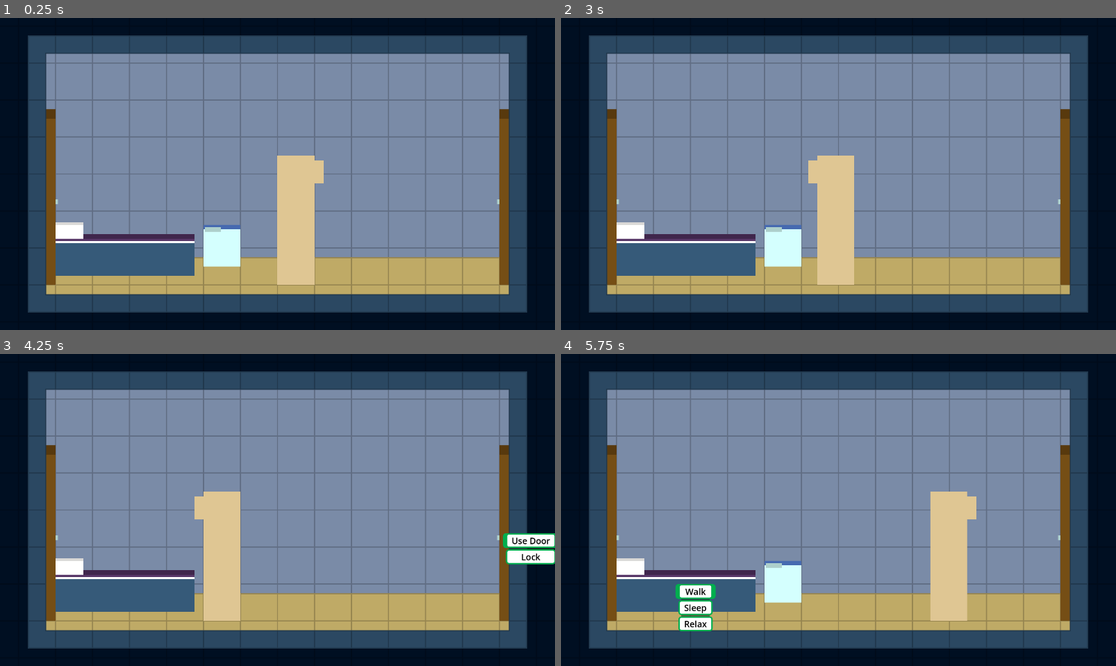
Above: before the commit, frames 1-4 (two rows, left to right).
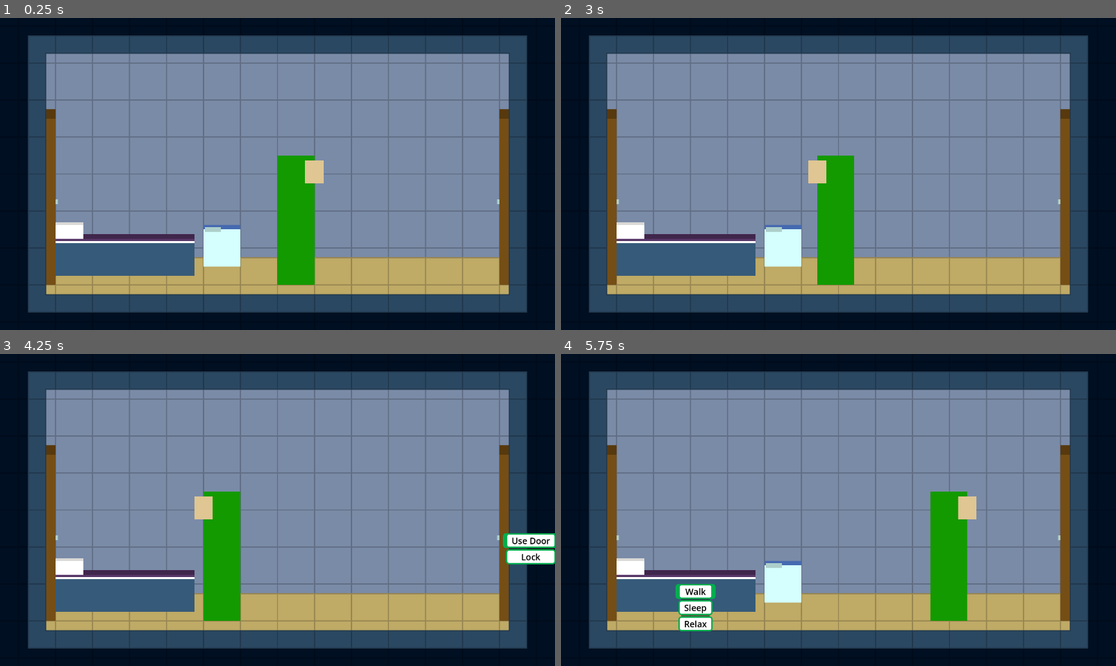
Above: after the commit, the same moments.

Repository: LatonFeed/LifeSim
Game: Godot game, scene res://main.tscn
Same seed, same stepped clock (60 frames per second), same inputs: the game is played once before the commit and once after it.
Inputs (mouse positions are in pixels of both pictures, inside the frame that each line leads up to):
- Up to frame 1 (0.25 s): no input
- Up to frame 2 (3 s): tap Enter at 0.5 s; move the mouse to (838, 276) at 0.52 s; click (838, 276) at 0.67 s; click "Walk" at 1.25 s; tap Space at 2 s; move the mouse to (783, 242) at 2.02 s; click (783, 242) at 2.17 s; click "Walk" at 2.75 s
- Up to frame 3 (4.25 s): move the mouse to (510, 531) at 3.52 s; click (510, 531) at 3.67 s
- Up to frame 4 (5.75 s): click "Use Door" at 4.25 s; move the mouse to (683, 584) at 5.02 s; click (683, 584) at 5.17 s

The runs differ from the first frame. In frame 1, 2.7% of the frame differs, in the area x 49-57%, y 44-86%; in frame 2, 2.6%; in frame 3, 2.6%; in frame 4, 2.7%, in the area x 66-74%, y 44-86%.

Commit message:
boundaries

Diff:
--- /dev/null
+++ b/life-sim/Locations/CheapMotel/level.gd
@@ -0,0 +1,19 @@
+# Level.gd
+extends Area2D
+
+@onready var bounds_shape: CollisionShape2D = $InteractableObject/CollisionShape2D
+
+func get_horizontal_bounds() -> Vector2:
+	if not bounds_shape or not bounds_shape.shape:
+		printerr("Level: No CollisionShape2D found for bounds!")
+		return Vector2(-10000, 10000) # Fallback safety
+
+	var rect = bounds_shape.shape.get_rect()
+
+	var center_x = bounds_shape.global_position.x
+	var half_width = rect.size.x / 2.0
+
+	var min_x = center_x - half_width
+	var max_x = center_x + half_width
+
+	return Vector2(min_x, max_x)
--- a/life-sim/Locations/CheapMotel/room_3.tscn
+++ b/life-sim/Locations/CheapMotel/room_3.tscn
@@ -1,11 +1,12 @@
-[gd_scene load_steps=8 format=4 uid="uid://ctdrsypkn3kbp"]
+[gd_scene load_steps=9 format=4 uid="uid://ctdrsypkn3kbp"]
 
 [ext_resource type="PackedScene" uid="uid://tuirx36pfobj" path="res://Scenes/interactable_object.tscn" id="1_2ywpp"]
+[ext_resource type="Script" uid="uid://cf6tn8ti1nmmy" path="res://Locations/CheapMotel/level.gd" id="1_hmvaw"]
 [ext_resource type="Texture2D" uid="uid://bseeda2ywx0bt" path="res://Assets/Sprites/Placeholder_tile_map.png" id="2_2ywpp"]
 [ext_resource type="TileSet" uid="uid://c6mowvi3bs6vl" path="res://Sets/placeholder_tile_set.tres" id="2_hmdjw"]
 
 [sub_resource type="RectangleShape2D" id="RectangleShape2D_hmvaw"]
-size = Vector2(1728, 256)
+size = Vector2(1472, 256)
 
 [sub_resource type="TileSetAtlasSource" id="TileSetAtlasSource_hmvaw"]
 texture = ExtResource("2_2ywpp")
@@ -445,7 +446,8 @@
 [sub_resource type="RectangleShape2D" id="RectangleShape2D_21xkr"]
 size = Vector2(2560, 2048)
 
-[node name="Level" type="Area2D"]
+[node name="Level" type="Area2D" groups=["Level"]]
+script = ExtResource("1_hmvaw")
 
 [node name="InteractableObject" parent="." instance=ExtResource("1_2ywpp")]
 available_actions = Array[String](["Walk"])
--- a/life-sim/player.gd
+++ b/life-sim/player.gd
@@ -3,6 +3,7 @@
 
 const TILE_SIZE = 128
 const WALK_SPEED = 400.0
+const WALL_MARGIN = 32.0
 
 signal movement_finished
 
@@ -14,6 +15,12 @@
 
 func move_to_grid_index(target_grid_index: int) -> void:
 	var target_x = _get_center_of_tile(target_grid_index)
+
+	var bounds = _get_level_bounds()
+	var min_x = bounds.x + WALL_MARGIN
+	var max_x = bounds.y - WALL_MARGIN
+
+	target_x = clamp(target_x, min_x, max_x)
 
 	if current_tween:
 		current_tween.kill()
@@ -40,3 +47,11 @@
 
 func _get_center_of_tile(grid_index: int) -> float:
 	return (grid_index * TILE_SIZE) + (TILE_SIZE / 2.0)
+
+func _get_level_bounds() -> Vector2:
+	var level = get_tree().get_first_node_in_group("Level")
+
+	if level and level.has_method("get_horizontal_bounds"):
+		return level.get_horizontal_bounds()
+
+	return Vector2(-99999, 99999)
--- a/life-sim/player.tscn
+++ b/life-sim/player.tscn
@@ -11,7 +11,7 @@
 script = ExtResource("1_onrkg")
 
 [node name="Pixel" type="Sprite2D" parent="."]
-modulate = Color(0.8729969, 0.7774387, 0.57497174, 1)
+modulate = Color(0.07342514, 0.6037326, 0, 1)
 position = Vector2(-1.9073486e-06, -224.00002)
 scale = Vector2(128, 448.00003)
 texture = ExtResource("1_4flbx")
Not shown, added: life-sim/Locations/CheapMotel/level.gd.uid
